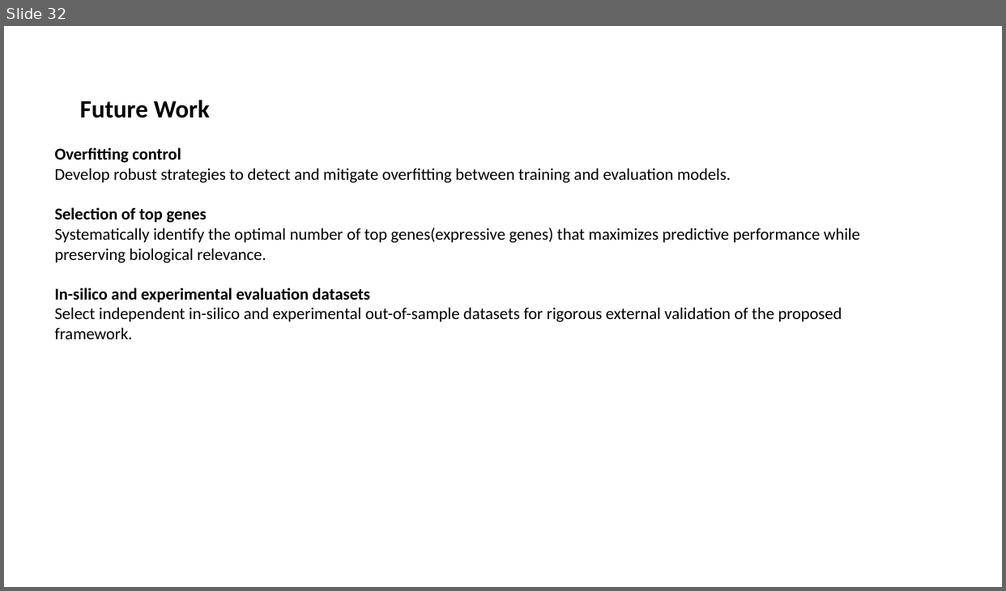
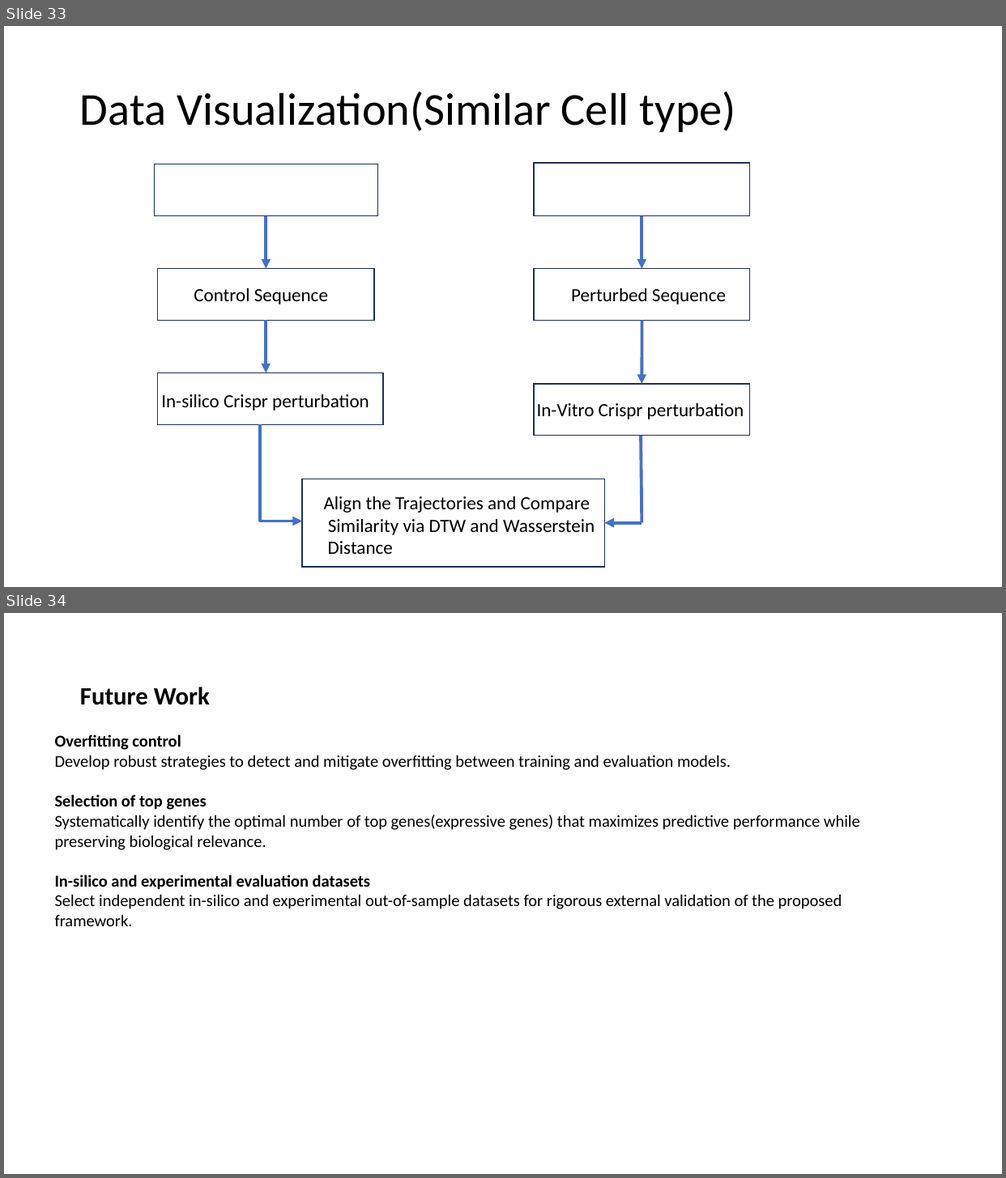
Before and after one commit to boabangf/GNN_RL_gene_trajectory_perturbation, a slide deck: ppt slides for omic codeathon (1) (1).pptx. Shown one above the other, each under a label of ours: slide 32 before the commit, slides 33 and 34 after it. The pictures are 1006x591 and 1006x1178 pixels, drawn with LibreOffice and Linux fonts; fonts in the diff are those of the drawing. Boxes give left, top, right and bottom in pixels: in the first picture for what was removed or moved away, otherwise in the second. Text is boxed around its words. In the diff, an @@ line names an element or a change of style, - is before the commit and + after.

```diff
--- a/ppt slides for omic codeathon (1) (1).pptx
+++ b/ppt slides for omic codeathon (1) (1).pptx
@@ slide 33 added at (x1=4, y1=26, x2=1002, y2=587), background #FFFFFF @@
@@ title added at (x1=80, y1=92, x2=736, y2=132), 44 pt, text #000000 @@
+Data Visualization(Similar Cell type)
@@ rectangle added at (x1=154, y1=165, x2=377, y2=216), outline #1E3256 1 pt @@
@@ rectangle added at (x1=534, y1=163, x2=750, y2=216), outline #1E3256 1 pt @@
@@ arrow added from (266, 216) to (266, 268), #4472C4 3 pt @@
@@ arrow added from (641, 216) to (641, 268), #4472C4 3 pt @@
@@ rectangle added at (x1=157, y1=268, x2=374, y2=320), outline #1E3256 1 pt @@
@@ rectangle added at (x1=534, y1=268, x2=750, y2=320), outline #1E3256 1 pt @@
@@ text added at (x1=194, y1=288, x2=328, y2=305), 18 pt, text #000000 @@
+Control Sequence
@@ text added at (x1=571, y1=288, x2=726, y2=305), 18 pt, text #000000 @@
+Perturbed Sequence
@@ arrow added from (266, 320) to (266, 373), #4472C4 3 pt @@
@@ arrow added from (641, 320) to (641, 384), #4472C4 3 pt @@
@@ rectangle added at (x1=157, y1=373, x2=383, y2=425), outline #1E3256 1 pt @@
@@ rectangle added at (x1=534, y1=384, x2=750, y2=436), outline #1E3256 1 pt @@
@@ text added at (x1=161, y1=395, x2=369, y2=411), 18 pt, text #000000 @@
+In-silico Crispr perturbation
@@ text added at (x1=537, y1=403, x2=744, y2=420), 18 pt, text #000000 @@
+In-Vitro Crispr perturbation
@@ line added from (260, 425) to (260, 522), #4472C4 3 pt @@
@@ line added from (641, 436) to (641, 523), #4472C4 3 pt @@
@@ rectangle added at (x1=302, y1=479, x2=604, y2=567), outline #1E3256 1 pt @@
@@ text added at (x1=324, y1=497, x2=594, y2=554), 18 pt, text #000000 @@
+Align the Trajectories and Compare
+Similarity via DTW and Wasserstein
+Distance
@@ arrow added from (259, 522) to (302, 522), #4472C4 3 pt @@
@@ arrow added from (641, 523) to (604, 523), #4472C4 3 pt @@
@@ what was slide 32 is now slide 34 @@
```
Also in this commit, not shown: 1 slide changed, 1 other slide added.
